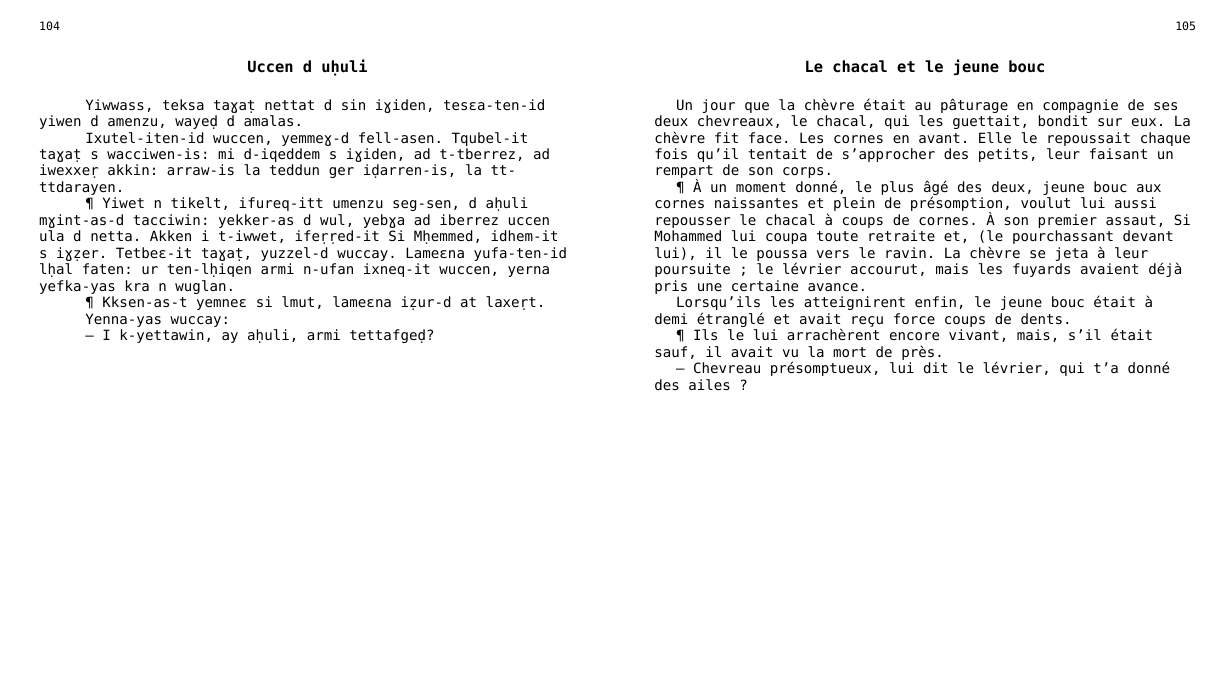
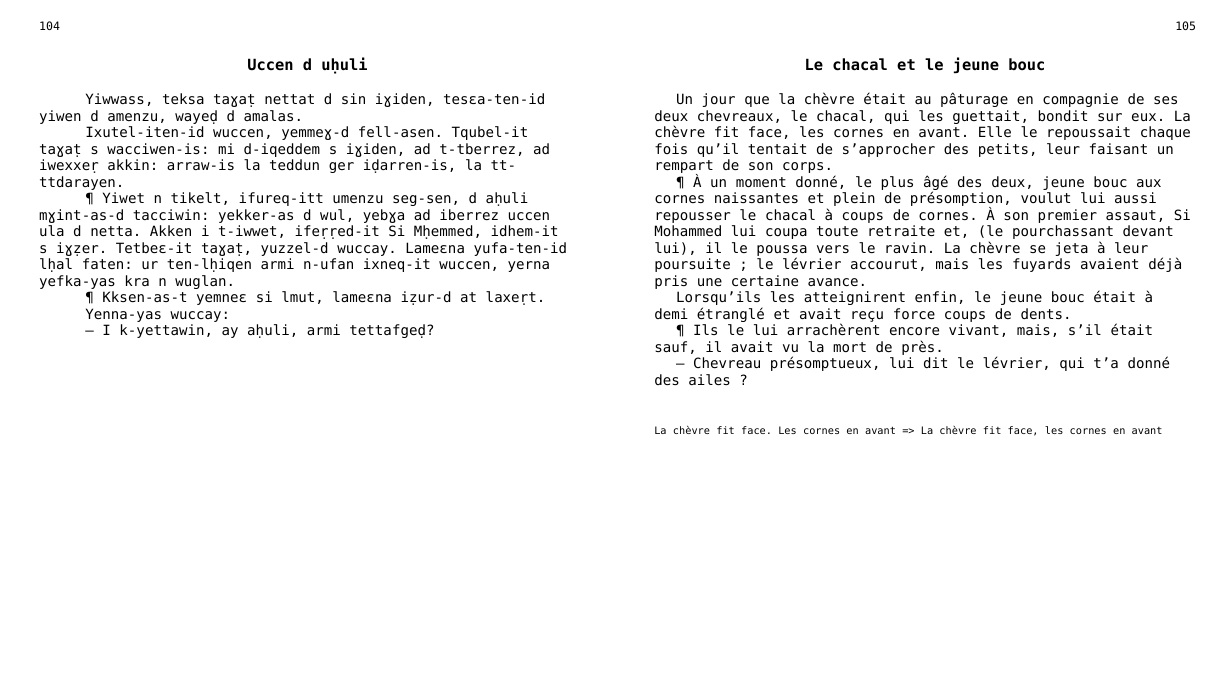
Before and after one commit to sferhah/tamacahut_n_wuccen, a slide deck: slide 50 of Uccen.ConsoleApp/Resources/pptx/uccen.pptx. Drawn at 1232x693 pixels with LibreOffice and Linux fonts; fonts in the diff are those of the drawing. Boxes give left, top, right and bottom in pixels: in the first picture for what was removed or moved away, otherwise in the second. Text is boxed around its words. In the diff, an @@ line names an element or a change of style, - is before the commit and + after.

```diff
--- a/Uccen.ConsoleApp/Resources/pptx/uccen.pptx
+++ b/Uccen.ConsoleApp/Resources/pptx/uccen.pptx
@@ table at <box>30,15,1205,693</box> @@
-row 3: Yiwwass, teksa taɣaṭ nettat d sin iɣiden, tesɛa-ten-id yiwen d amenzu, wayeḍ d amalas. / Ixutel-iten-id wuccen, yemmeɣ-d fell-asen. Tqubel-it taɣaṭ s wacciwen-is: mi d-iqeddem s iɣiden, ad t-tberrez, ad iwexxeṛ akkin: arraw-is la teddun ger iḍarren-is, la tt-ttdarayen. / ¶ Yiwet n tikelt, ifureq-itt umenzu seg-sen, d aḥuli mɣint-as-d tacciwin: yekker-as d wul, yebɣa ad iberrez uccen ula d netta. Akken i t-iwwet, ifeṛṛed-it Si Mḥemmed, idhem-it s iɣẓer. Tetbeɛ-it taɣaṭ, yuzzel-d wuccay. Lameɛna yufa-ten-id lḥal faten: ur ten-lḥiqen armi n-ufan ixneq-it wuccen, yerna yefka-yas kra n wuglan. / ¶ Kksen-as-t yemneɛ si lmut, lameɛna iẓur-d at laxeṛt. / Yenna-yas wuccay: / — I k-yettawin, ay aḥuli, armi tettafgeḍ? |  | Un jour que la chèvre était au pâturage en compagnie de ses deux chevreaux, le chacal, qui les guettait, bondit sur eux. La chèvre fit face. Les cornes en avant. Elle le repoussait chaque fois qu’il tentait de s’approcher des petits, leur faisant un rempart de son corps. / ¶ À un moment donné, le plus âgé des deux, jeune bouc aux cornes naissantes et plein de présomption, voulut lui aussi repousser le chacal à coups de cornes. À son premier assaut, Si Mohammed lui coupa toute retraite et, (le pourchassant devant lui), il le poussa vers le ravin. La chèvre se jeta à leur poursuite ; le lévrier accourut, mais les fuyards avaient déjà pris une certaine avance. / Lorsqu’ils les atteignirent enfin, le jeune bouc était à demi étranglé et avait reçu force coups de dents. / ¶ Ils le lui arrachèrent encore vivant, mais, s’il était sauf, il avait vu la mort de près. / — Chevreau présomptueux, lui dit le lévrier, qui t’a donné des ailes ?
+row 3: Yiwwass, teksa taɣaṭ nettat d sin iɣiden, tesɛa-ten-id yiwen d amenzu, wayeḍ d amalas. / Ixutel-iten-id wuccen, yemmeɣ-d fell-asen. Tqubel-it taɣaṭ s wacciwen-is: mi d-iqeddem s iɣiden, ad t-tberrez, ad iwexxeṛ akkin: arraw-is la teddun ger iḍarren-is, la tt-ttdarayen. / ¶ Yiwet n tikelt, ifureq-itt umenzu seg-sen, d aḥuli mɣint-as-d tacciwin: yekker-as d wul, yebɣa ad iberrez uccen ula d netta. Akken i t-iwwet, ifeṛṛed-it Si Mḥemmed, idhem-it s iɣẓer. Tetbeɛ-it taɣaṭ, yuzzel-d wuccay. Lameɛna yufa-ten-id lḥal faten: ur ten-lḥiqen armi n-ufan ixneq-it wuccen, yerna yefka-yas kra n wuglan. / ¶ Kksen-as-t yemneɛ si lmut, lameɛna iẓur-d at laxeṛt. / Yenna-yas wuccay: / — I k-yettawin, ay aḥuli, armi tettafgeḍ? |  | Un jour que la chèvre était au pâturage en compagnie de ses deux chevreaux, le chacal, qui les guettait, bondit sur eux. La chèvre fit face, les cornes en avant. Elle le repoussait chaque fois qu’il tentait de s’approcher des petits, leur faisant un rempart de son corps. / ¶ À un moment donné, le plus âgé des deux, jeune bouc aux cornes naissantes et plein de présomption, voulut lui aussi repousser le chacal à coups de cornes. À son premier assaut, Si Mohammed lui coupa toute retraite et, (le pourchassant devant lui), il le poussa vers le ravin. La chèvre se jeta à leur poursuite ; le lévrier accourut, mais les fuyards avaient déjà pris une certaine avance. / Lorsqu’ils les atteignirent enfin, le jeune bouc était à demi étranglé et avait reçu force coups de dents. / ¶ Ils le lui arrachèrent encore vivant, mais, s’il était sauf, il avait vu la mort de près. / — Chevreau présomptueux, lui dit le lévrier, qui t’a donné des ailes ?
+row 4:  |  | La chèvre fit face. Les cornes en avant => La chèvre fit face, les cornes en avant
```
Also in this commit, not shown: 9 other slides changed, 16 other files.
